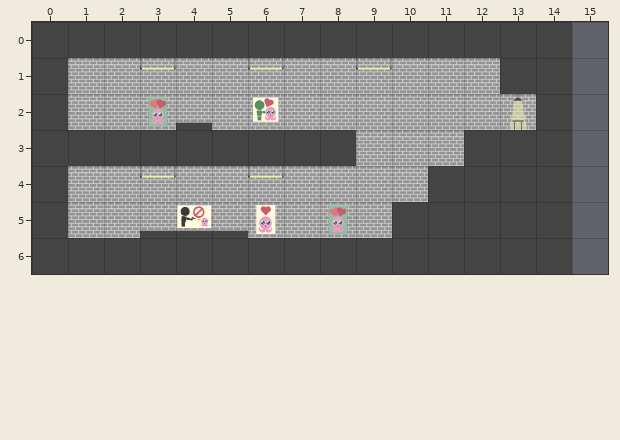
Tiled map, stored at Maze Escape/Level_1_tuto.tmx. The picture above is the old version.
Cells are 100x100 px. Shown: x 0..15, y 0..6. The old version is drawn lined up with the new one.
After the commit:
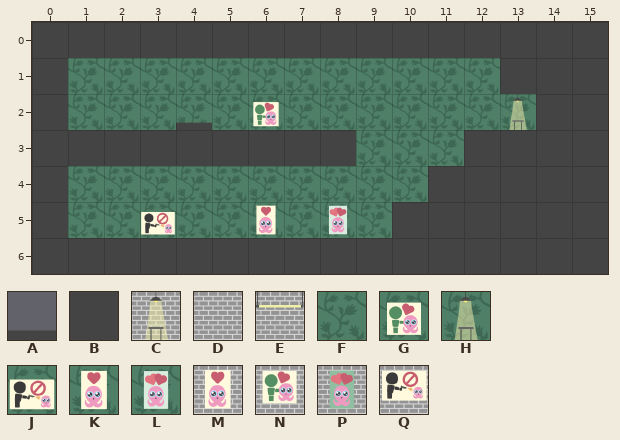
Key: from "ElementsTiles-01-01": A 10, B 13, C 24, D 26, E 28; from "decoTuto_green": F 0, G 1, H 2, J 3, K 4, L 5; from "tuto-03": M 0, N 1, P 2, Q 3.
_ is an empty cell.
Changes in this commit:
map size 15x7 -> 16x7 cells
Layer "Fond":
y 1: x 1..12 DDEDDEDDEDDD -> FFFFFFFFFFFF
y 2: x 1..13 DDPDDNDDDDDDC -> FFFFFGFFFFFFH
y 3: x 9..11 DDD -> FFF
y 4: x 1..10 DDEDDEDDDD -> FFFFFFFFFF
y 5: x 1..9 DDDQDMDPD -> FFJFFKFLF
Layer "Solide":
y 0..4: x 15 _ -> B
y 5: x 3..5 AAA -> ___; x 15 _ -> B
y 6: x 15 _ -> B
Changed places in both pictures, as pixel boxes (x1, y1, x2, y2):
added: (572, 22, 608, 274)
changed: (68, 58, 536, 238)
